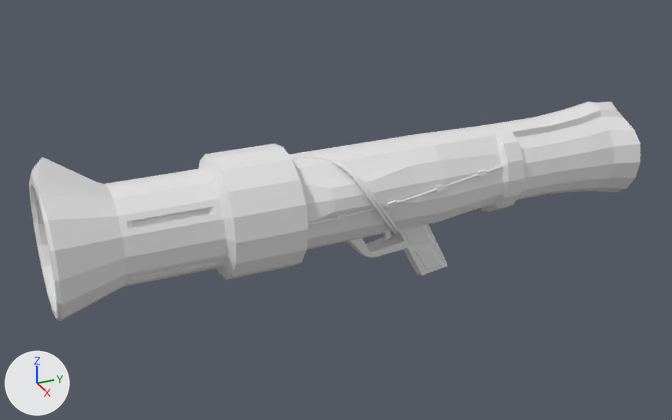
What one commit did to the FBX model CrueltySquad2/Assets/ART/Models/Luuk/rocket launcher.fbx.
The view is the same before and after, from a 50 mm camera at (1.275, -0.712, 0.667) aimed at (-0.005, -0.136, 0.027). Arrows for +X, +Y and +Z are at lower left; the lights stay in place. Where no turn or scale is listed for an object, it has been applied to the vertices.
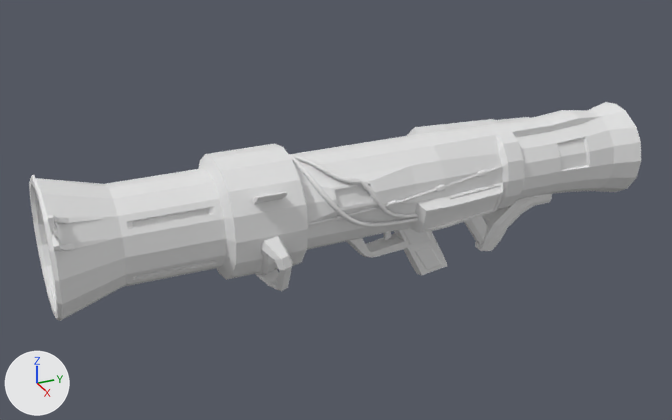
Changed parts and their boxes (x1, y1, x2, y2) in the pictures (672 x 420 px; the box of a moved part takes in the faces that stretch with it):
```json
{"object": "Cylinder", "change": "reshaped", "before": [29, 102, 640, 321], "after": [29, 102, 641, 321]}
{"part": 1, "of": "me_cylinder", "change": "added", "after": [290, 156, 418, 227]}
{"part": 2, "of": "me_cylinder", "change": "added", "after": [475, 194, 552, 251]}
{"part": 3, "of": "me_cylinder", "change": "added", "after": [255, 236, 293, 291]}
{"part": 4, "of": "me_cylinder", "change": "added", "after": [47, 215, 108, 251]}
{"part": 5, "of": "me_cylinder", "change": "added", "after": [464, 216, 487, 245]}
{"part": 6, "of": "me_cylinder", "change": "cut back", "before": [290, 102, 634, 233], "after": [252, 102, 636, 233]}
{"part": 7, "of": "me_cylinder", "change": "moved or reshaped", "before": [29, 157, 118, 222], "after": [29, 174, 118, 222]}
```

Edits to the scene script, one JSON object a line:
```json
{"block": "me_cylinder", "where": "# used by ob_cylinder; location = (0.0, 0.0, 0.0)"}
{"op": "remove", "block": "me_cylinder", "code": "me_cylinder.from_pydata(...)  # 1706 vertices, 1674 faces; spans x -0.109..0.109, y -0.604..0.421, z -0.125..0.195"}
{"op": "add", "block": "me_cylinder", "code": "me_cylinder.from_pydata(...)  # 1255 vertices, 1209 faces; spans x -0.109..0.132, y -0.604..0.421, z -0.125..0.165"}
{"block": "me_cylinder", "change": "me_cylinder part 1: a new loose piece of 120 vertices spanning x -0.004..0.09, y -0.224..-0.017, z 0.02..0.139"}
{"block": "me_cylinder", "change": "me_cylinder part 2: a new loose piece of 88 vertices spanning x -0.028..0.028, y 0.144..0.276, z -0.104..0.003"}
{"block": "me_cylinder", "change": "me_cylinder part 3: a new loose piece of 72 vertices spanning x 0.029..0.132, y -0.306..-0.258, z -0.047..0.06"}
{"block": "me_cylinder", "change": "me_cylinder part 4: a new loose piece of 61 vertices spanning x 0.057..0.125, y -0.602..-0.516, z 0.085..0.149"}
{"block": "me_cylinder", "change": "me_cylinder part 5: a new loose piece of 16 vertices spanning x -0.011..0.011, y 0.083..0.174, z -0.097..0.021"}
{"block": "me_cylinder", "change": "me_cylinder part 6: 70 vertices moved from x -0.083..0.085, y -0.2..0.421, z -0.028..0.131 to x -0.085..0.085, y -0.216..0.421, z -0.032..0.138; 1112 vertices removed from x -0.085..0.092, y -0.223..0.421, z -0.022..0.146; 304 vertices added at x -0.105..0.104, y -0.338..0.421, z -0.004..0.14"}
{"block": "me_cylinder", "change": "me_cylinder part 7: 2 vertices moved from x 0.0, y -0.604..-0.587, z 0.166..0.195 to x 0.0, y -0.604..-0.6, z 0.162..0.165; 4 vertices removed from x -0.039..0.039, y -0.602..-0.599, z 0.157..0.174; 4 vertices added at x -0.039..0.039, y -0.603..-0.598, z 0.154..0.156"}
```
